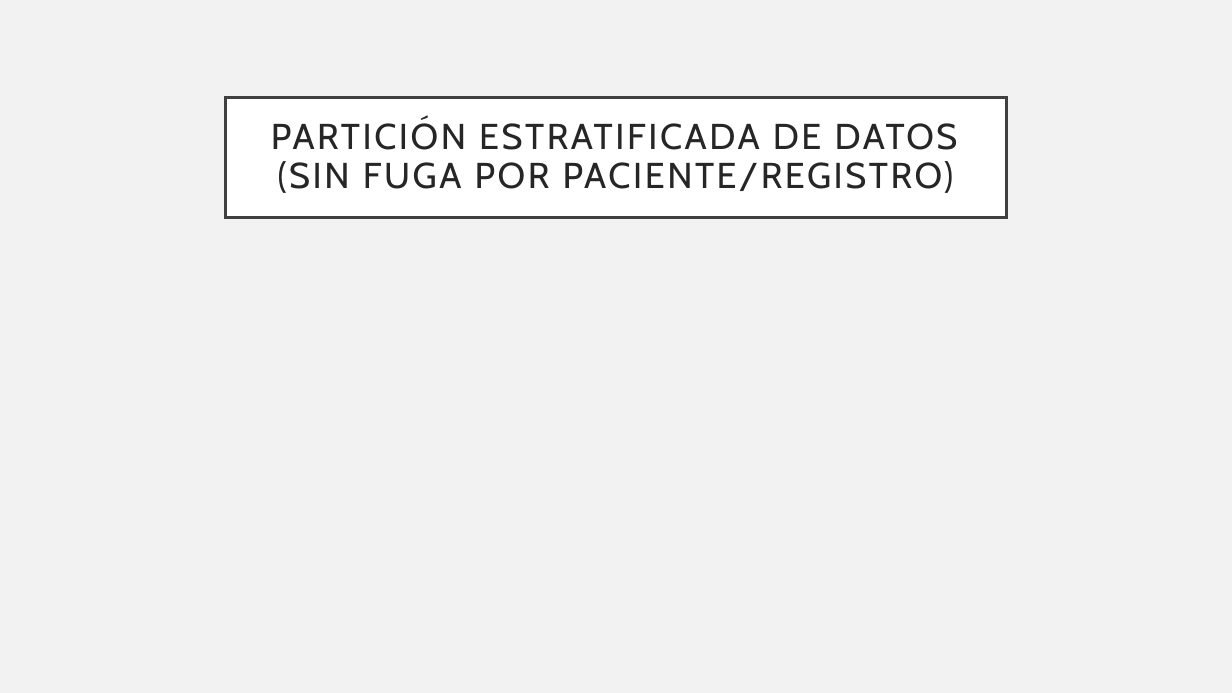
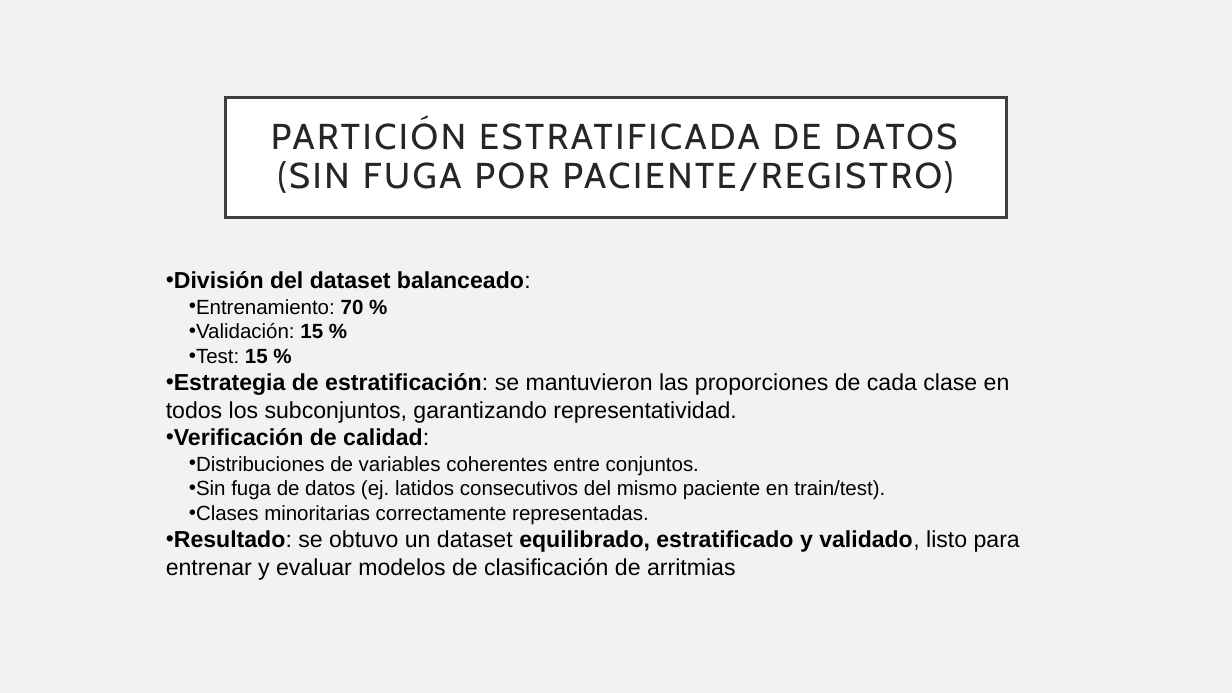
Before and after one commit to luisbustamante-droid/TITULACION_UEES, a slide deck: slide 9 of PresentacionTecnica_Semana2/Clasificación_explicable_dearritmias.pptx (slide 8 before the commit). Drawn at 1232x693 pixels with LibreOffice and Linux fonts; fonts in the diff are those of the drawing. Boxes give left, top, right and bottom in pixels: in the first picture for what was removed or moved away, otherwise in the second. Text is boxed around its words. In the diff, an @@ line names an element or a change of style, - is before the commit and + after.

```diff
--- a/PresentacionTecnica_Semana2/Clasificación_explicable_dearritmias.pptx
+++ b/PresentacionTecnica_Semana2/Clasificación_explicable_dearritmias.pptx
@@ text added at (x1=166, y1=271, x2=1020, y2=580), 18 pt, text #000000 @@
+• División del dataset balanceado:
+  • Entrenamiento: 70 %
+  • Validación: 15 %
+  • Test: 15 %
+• Estrategia de estratificación: se mantuvieron las proporciones de cada clase en todos los subconjuntos, garantizando representatividad.
+• Verificación de calidad:
+  • Distribuciones de variables coherentes entre conjuntos.
+  • Sin fuga de datos (ej. latidos consecutivos del mismo paciente en train/test).
+  • Clases minoritarias correctamente representadas.
+• Resultado: se obtuvo un dataset equilibrado, estratificado y validado, listo para entrenar y evaluar modelos de clasificación de arritmias
```
Also in this commit, not shown: 2 other slides changed, 7 slides added, 5 slides removed.
